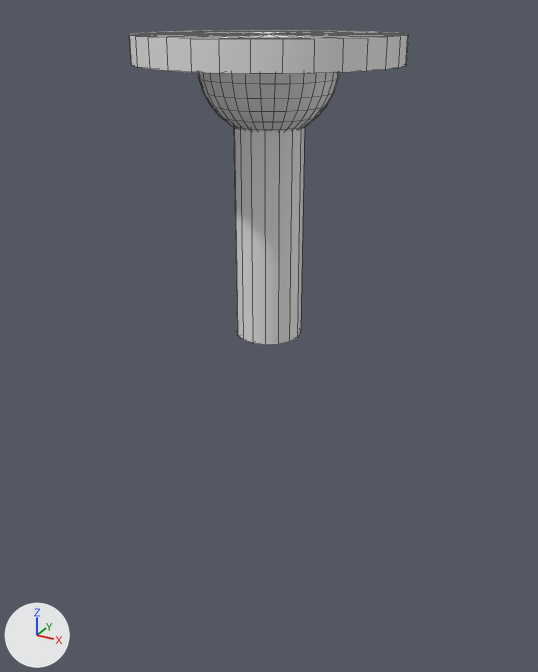
The FBX model CAPSTONE/Assets/Art/Models/EnvironmentStuff/Radar3.fbx, before and after one commit.
Rendered twice from a camera (50 mm lens) standing at (50.1, -91.0, 6.5) and looking at (-1.2, 2.3, -40.1). The axes (+X, +Y, +Z) are drawn at lower left. The lights are the same throughout. Mesh edges are drawn as thin lines. Where no turn or scale is listed for an object, it has been applied to the vertices. Vertices at the same position are counted once.
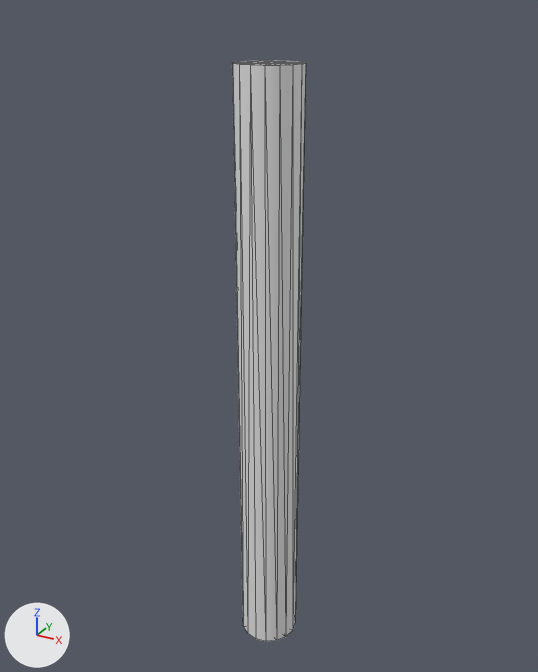
Where the change shows, as pixel boxes [x1, y1, x2, y2] in the pictures (538 x 672 px):
'Object004', reshaped: before [129, 30, 409, 345]; after [232, 61, 306, 641]
part 1 of me_mesh, deleted: before [129, 30, 409, 131]
part 2 of me_mesh, added: after [232, 63, 306, 641]

Patch to the scene script:
```diff
--- a/CAPSTONE/Assets/Art/Models/EnvironmentStuff/Radar3.fbx.py
+++ b/CAPSTONE/Assets/Art/Models/EnvironmentStuff/Radar3.fbx.py
@@ me_mesh @@
 # used by ob_object004; location = (0.0, 0.0, 0.0)
-me_mesh.from_pydata(...)  # 420 vertices, 464 faces; spans x -17.8..17.8, y -17.8..17.8, z -38.3..3.5
+me_mesh.from_pydata(...)  # 98 vertices, 128 faces; spans x -9.4..9.4, y -9.4..9.4, z -95.6..0.0
+# me_mesh part 1: 322 vertices removed from x -17.8..17.8, y -17.8..17.8, z -9.4..3.5
+# me_mesh part 2: 33 vertices added at x -4.8..4.8, y -4.8..4.8, z -95.6
```
